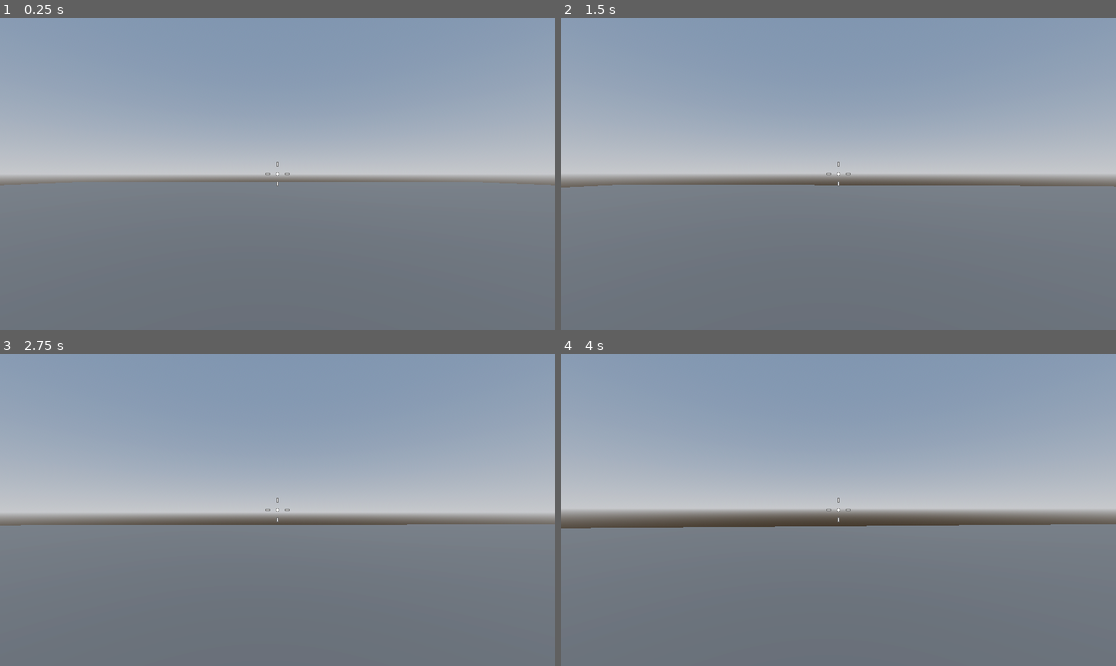
Above: before the commit, frames 1-4 (two rows, left to right).
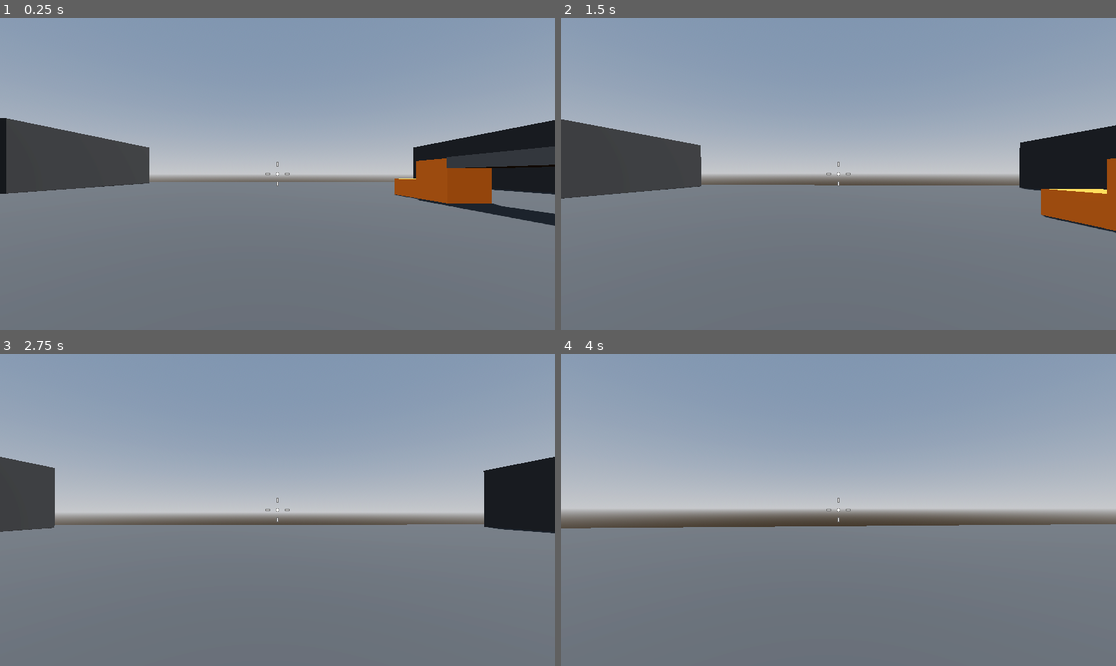
Above: after the commit, the same moments.

Repository: DapperMongoose/RoboRampage
Game: Godot game, scene res://Levels/SandBox.tscn
Two runs of this game, one before a commit and one after it. Both use one fixed random seed, a clock stepped at 60 frames per second and the inputs below.
Inputs (mouse positions are in pixels of both pictures, inside the frame that each line leads up to):
- Up to frame 1 (0.25 s): no input
- Up to frame 2 (1.5 s): tap Enter at 0.5 s; move the mouse to (866, 174) at 0.52 s; hold W (move_forward) from 0.53 s (still down); tap Space (jump) at 0.77 s; move the mouse to (810, 174) at 1.27 s
- Up to frame 3 (2.75 s): keep holding W (move_forward); tap Space (jump) at 1.52 s; move the mouse to (288, 503) at 2.02 s
- Up to frame 4 (4 s): keep holding W (move_forward); move the mouse to (832, 516) at 2.77 s; tap Space (jump) at 3.02, 3.77 s; move the mouse to (877, 513) at 3.52 s

The runs differ from the first frame. In frame 1, 11% of the frame differs, in the area x 0-100%, y 32-67%; in frame 2, 9.5%; in frame 3, 4.9%; in frame 4, nothing differs.

Commit message:
completed the prototype sandbox lesson

Diff:
--- /dev/null
+++ b/Levels/Materials/GreyMaterial.tres
@@ -0,0 +1,4 @@
+[gd_resource type="StandardMaterial3D" format=3 uid="uid://dsvpbejyiuw34"]
+
+[resource]
+albedo_color = Color(0.196078, 0.196078, 0.196078, 1)
--- /dev/null
+++ b/Levels/Materials/LightGreyMaterial.tres
@@ -0,0 +1,4 @@
+[gd_resource type="StandardMaterial3D" format=3 uid="uid://c2q43yyofo4p3"]
+
+[resource]
+albedo_color = Color(0.359069, 0.359069, 0.359069, 1)
--- /dev/null
+++ b/Levels/Materials/OrangeMaterial.tres
@@ -0,0 +1,4 @@
+[gd_resource type="StandardMaterial3D" format=3 uid="uid://cww8frcrgivna"]
+
+[resource]
+albedo_color = Color(0.980392, 0.470588, 0.0784314, 1)
--- a/Levels/SandBox.tscn
+++ b/Levels/SandBox.tscn
@@ -1,6 +1,9 @@
-[gd_scene load_steps=7 format=3 uid="uid://cta1qxrmlmagm"]
+[gd_scene load_steps=8 format=3 uid="uid://cta1qxrmlmagm"]
 
 [ext_resource type="PackedScene" uid="uid://b0x7v1u8v3cfn" path="res://Player/player.tscn" id="1_axbjk"]
+[ext_resource type="Material" uid="uid://dsvpbejyiuw34" path="res://Levels/Materials/GreyMaterial.tres" id="1_x6gnb"]
+[ext_resource type="Material" uid="uid://cww8frcrgivna" path="res://Levels/Materials/OrangeMaterial.tres" id="3_34dt0"]
+[ext_resource type="Material" uid="uid://c2q43yyofo4p3" path="res://Levels/Materials/LightGreyMaterial.tres" id="4_flnm8"]
 
 [sub_resource type="ProceduralSkyMaterial" id="ProceduralSkyMaterial_2nv5x"]
 sky_horizon_color = Color(0.64625, 0.65575, 0.67075, 1)
@@ -15,12 +18,6 @@
 tonemap_mode = 2
 glow_enabled = true
 
-[sub_resource type="StandardMaterial3D" id="StandardMaterial3D_dvn2o"]
-albedo_color = Color(0.196078, 0.196078, 0.196078, 1)
-
-[sub_resource type="StandardMaterial3D" id="StandardMaterial3D_oinsl"]
-albedo_color = Color(0.980392, 0.470588, 0.0784314, 1)
-
 [node name="SandBox" type="Node3D"]
 
 [node name="WorldEnvironment" type="WorldEnvironment" parent="."]
@@ -34,27 +31,104 @@
 transform = Transform3D(1, 0, 0, 0, 1, 0, 0, 0, 1, 0, -0.5, 0)
 use_collision = true
 size = Vector3(64, 1, 64)
-material = SubResource("StandardMaterial3D_dvn2o")
+material = ExtResource("1_x6gnb")
 
 [node name="Player" parent="." instance=ExtResource("1_axbjk")]
 transform = Transform3D(1, 0, 0, 0, 1, 0, 0, 0, 1, 0, 1, 0)
 
-[node name="Platform" type="CSGBox3D" parent="."]
-transform = Transform3D(2, 0, 0, 0, 1, 0, 0, 0, 1, 0, 0.5, 4)
+[node name="LevelObjects" type="Node3D" parent="."]
+
+[node name="Platform" type="CSGBox3D" parent="LevelObjects"]
+transform = Transform3D(-4.37114e-08, 0, 1, 0, 1, 0, -1, 0, -4.37114e-08, -16.5, 0.5, 4.5)
 use_collision = true
-material = SubResource("StandardMaterial3D_oinsl")
+material = ExtResource("3_34dt0")
 
-[node name="UnreachablePlatform" type="CSGBox3D" parent="."]
-transform = Transform3D(2, 0, 0, 0, 1.5, 0, 0, 0, 1, -5, 0.7, 4)
+[node name="UnreachablePlatform" type="CSGBox3D" parent="LevelObjects"]
+transform = Transform3D(1, 0, 0, 0, 1, 0, 0, 0, 1, -5, 0.75, 4)
 use_collision = true
-material = SubResource("StandardMaterial3D_oinsl")
+size = Vector3(2, 1.5, 1)
+material = ExtResource("3_34dt0")
 
-[node name="Platform2" type="CSGBox3D" parent="."]
-transform = Transform3D(1.9997, 0, 0.0174524, 0, 2, 0, -0.0349048, 0, 0.999848, 0, 1, 5)
+[node name="Platform2" type="CSGBox3D" parent="LevelObjects"]
+transform = Transform3D(0.999848, 0, 0.0174524, 0, 1, 0, -0.0174524, 0, 0.999848, -16.5, 1, 3.5)
 use_collision = true
-material = SubResource("StandardMaterial3D_oinsl")
+size = Vector3(1, 2, 1)
+material = ExtResource("3_34dt0")
 
-[node name="Platform3" type="CSGBox3D" parent="."]
-transform = Transform3D(1.9997, 0, 0.0174524, 0, 3, 0, -0.0349048, 0, 0.999848, 0, 1.5, 6)
+[node name="Platform4" type="CSGBox3D" parent="LevelObjects"]
+transform = Transform3D(0.999848, 0, 0.0174524, 0, 1, 0, -0.0174524, 0, 0.999848, -17.5, 2, 2.5)
 use_collision = true
-material = SubResource("StandardMaterial3D_oinsl")
+size = Vector3(1, 4, 1)
+material = ExtResource("3_34dt0")
+
+[node name="Platform3" type="CSGBox3D" parent="LevelObjects"]
+transform = Transform3D(0.0174524, 0, -0.999848, 0, 1, 0, 0.999848, 0, 0.0174524, -17.5, 1.5, 4)
+use_collision = true
+size = Vector3(2, 3, 1)
+material = ExtResource("3_34dt0")
+
+[node name="Platform5" type="CSGBox3D" parent="LevelObjects"]
+transform = Transform3D(0.0174524, 0, -0.999848, 0, 1, 0, 0.999848, 0, 0.0174524, 8.5, 1, 7)
+use_collision = true
+size = Vector3(2, 2, 2)
+material = ExtResource("3_34dt0")
+
+[node name="Platform7" type="CSGBox3D" parent="LevelObjects"]
+transform = Transform3D(0.0174524, 0, -0.999848, 0, 1, 0, 0.999848, 0, 0.0174524, 8.5, 1, -10)
+use_collision = true
+size = Vector3(2, 2, 2)
+material = ExtResource("3_34dt0")
+
+[node name="Platform6" type="CSGBox3D" parent="LevelObjects"]
+transform = Transform3D(0.0174524, 0, -0.999848, 0, 1, 0, 0.999848, 0, 0.0174524, 8.5, 0.5, 9)
+use_collision = true
+size = Vector3(2, 1, 2)
+material = ExtResource("3_34dt0")
+
+[node name="Platform8" type="CSGBox3D" parent="LevelObjects"]
+transform = Transform3D(0.0174524, 0, -0.999848, 0, 1, 0, 0.999848, 0, 0.0174524, 8.5, 0.5, -12)
+use_collision = true
+size = Vector3(2, 1, 2)
+material = ExtResource("3_34dt0")
+
+[node name="Building" type="CSGBox3D" parent="LevelObjects"]
+transform = Transform3D(1, 0, 0, 0, 1, 0, 0, 0, 1, -23, 2.5, -21)
+use_collision = true
+size = Vector3(10, 5, 15)
+material = ExtResource("1_x6gnb")
+
+[node name="Building7" type="CSGBox3D" parent="LevelObjects"]
+transform = Transform3D(1, 0, 0, 0, 1, 0, 0, 0, 1, 24, 2.5, -21)
+use_collision = true
+size = Vector3(10, 5, 15)
+material = ExtResource("1_x6gnb")
+
+[node name="Building2" type="CSGBox3D" parent="LevelObjects"]
+transform = Transform3D(1, 0, 0, 0, 1, 0, 0, 0, 1, -23, 2.5, 1)
+use_collision = true
+size = Vector3(10, 5, 15)
+material = ExtResource("1_x6gnb")
+
+[node name="Building5" type="CSGBox3D" parent="LevelObjects"]
+transform = Transform3D(1, 0, 0, 0, 1, 0, 0, 0, 1, 24, 2.5, 1)
+use_collision = true
+size = Vector3(10, 5, 15)
+material = ExtResource("1_x6gnb")
+
+[node name="Building3" type="CSGBox3D" parent="LevelObjects"]
+transform = Transform3D(1, 0, 0, 0, 1, 0, 0, 0, 1, -23, 2.5, 20)
+use_collision = true
+size = Vector3(10, 5, 15)
+material = ExtResource("1_x6gnb")
+
+[node name="Building6" type="CSGBox3D" parent="LevelObjects"]
+transform = Transform3D(1, 0, 0, 0, 1, 0, 0, 0, 1, 24, 2.5, 20)
+use_collision = true
+size = Vector3(10, 5, 15)
+material = ExtResource("1_x6gnb")
+
+[node name="Building4" type="CSGBox3D" parent="LevelObjects"]
+transform = Transform3D(1, 0, 0, 0, 1, 0, 0, 0, 1, 8.5, 1.8, -1.5)
+use_collision = true
+size = Vector3(2, 0.5, 15)
+material = ExtResource("4_flnm8")
